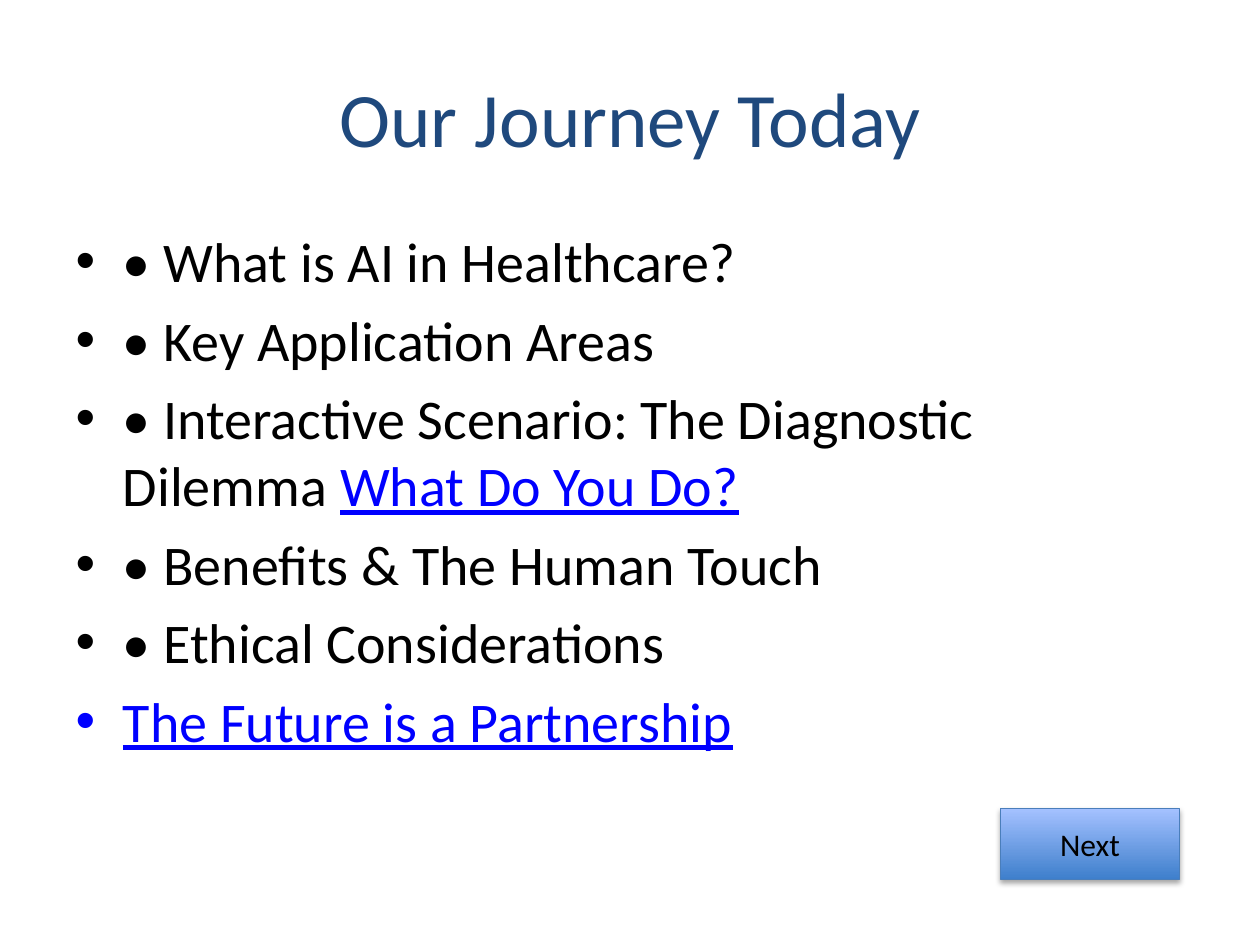
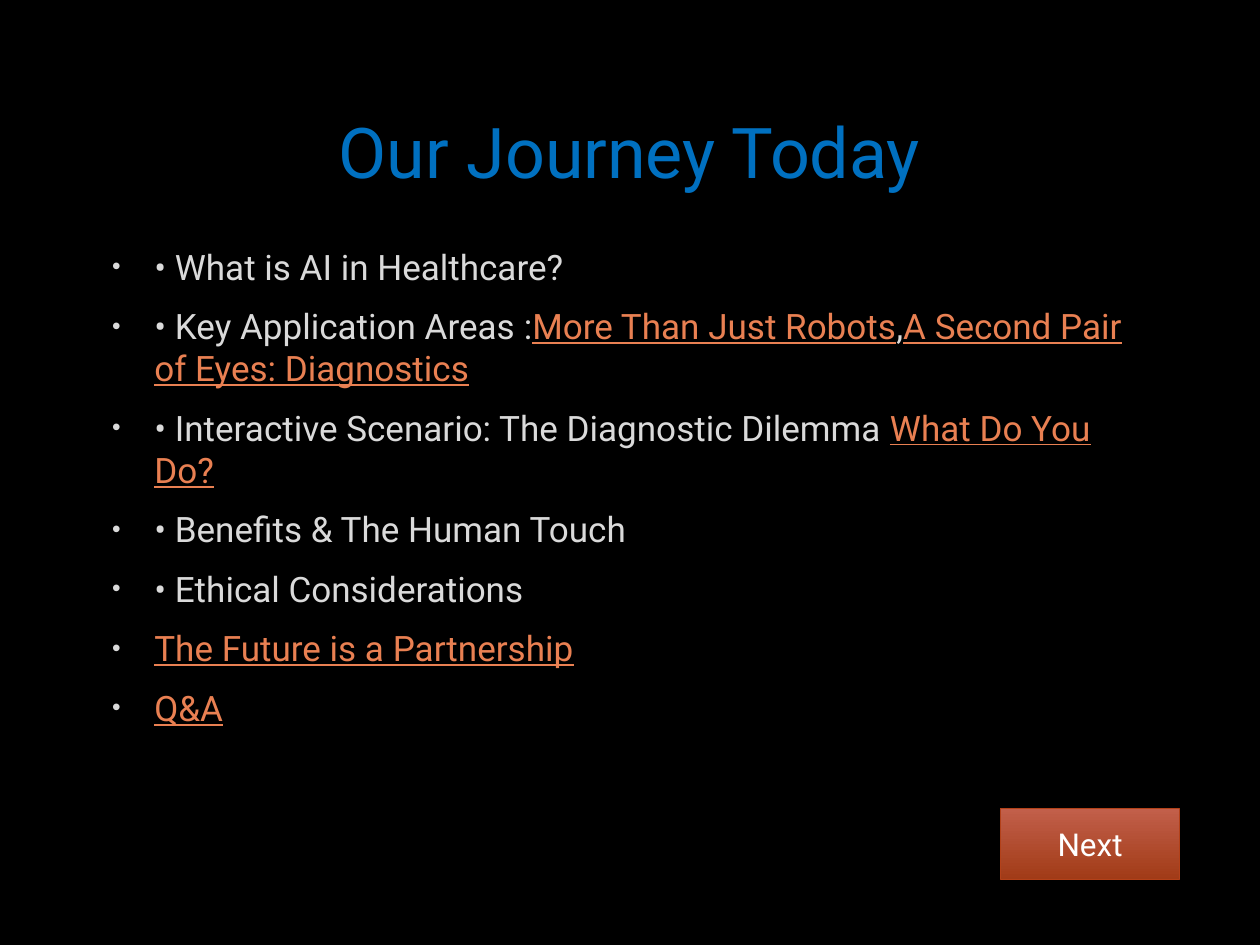
Before and after one commit to Yash-Raj3/ALL-STUFF, a slide deck: slide 2 of ICT Assignmenrt/Section-2/Question-4.pptx. Drawn at 1260x945 pixels with LibreOffice and Linux fonts; fonts in the diff are those of the drawing; background and template pictures are left out. Boxes give left, top, right and bottom in pixels: in the first picture for what was removed or moved away, otherwise in the second. Text is boxed around its words. In the diff, an @@ line names an element or a change of style, - is before the commit and + after.

```diff
--- a/ICT Assignmenrt/Section-2/Question-4.pptx
+++ b/ICT Assignmenrt/Section-2/Question-4.pptx
@@ background #FFFFFF to picture (left out) @@
@@ title "Our Journey Today": place and size @@
-title "Our Journey Today" at [339, 93, 920, 160]
+title "Our Journey Today" at [339, 125, 920, 193]
@@ title "Our Journey Today" at [339, 125, 920, 193]: size 44 to 40 pt, font Calibri to Roboto, text colour #1F497D to #0070C0, letter outline none to #404040 0.75 pt @@
@@ text "• What is AI in ...": place and size @@
-text "• What is AI in ..." at [123, 243, 974, 751]
+text "• What is AI in ..." at [154, 253, 1121, 726]
@@ text at [154, 253, 1090, 668]: size 32 to 20 pt, font Calibri to Roboto, letter outline none to #404040 0.75 pt in "• What is AI in Healthcare?", "• Interactive Scenario: The Diagnostic Dilemma What ...", "• Benefits & The Human Touch", "• Ethical Considerations" and 1 more places; text colour #000000 to #DADADA in "• What is AI in Healthcare?", "• Interactive Scenario: The Diagnostic Dilemma", "• Benefits & The Human Touch", "• Ethical Considerations"; text colour #0000FF to #E98052 in "What Do You Do?", "The Future is a Partnership"; indent changed; more space between paragraphs @@
@@ text at [154, 312, 1121, 389]: text changed; size 32 to 20 pt; font Calibri to Roboto; text colour #000000 to #E98052 @@
-• • Key Application Areas
+• • Key Application Areas :More Than Just Robots,A Second Pair of Eyes: Diagnostics
@@ text at [154, 695, 223, 726]: paragraph added @@
+• Q&A
@@ action button blank "Next" at [1000, 809, 1179, 879]: font Calibri to Roboto, text colour #000000 to #FFFFFF; fill gradient #3F80CE to #A4C4FF to gradient #C25F4A to #A23B17; outline #4B7EBC 0.75 pt to #B4421A 0.75 pt; shadow changed @@
```
Also in this commit, not shown: 10 other slides changed.
